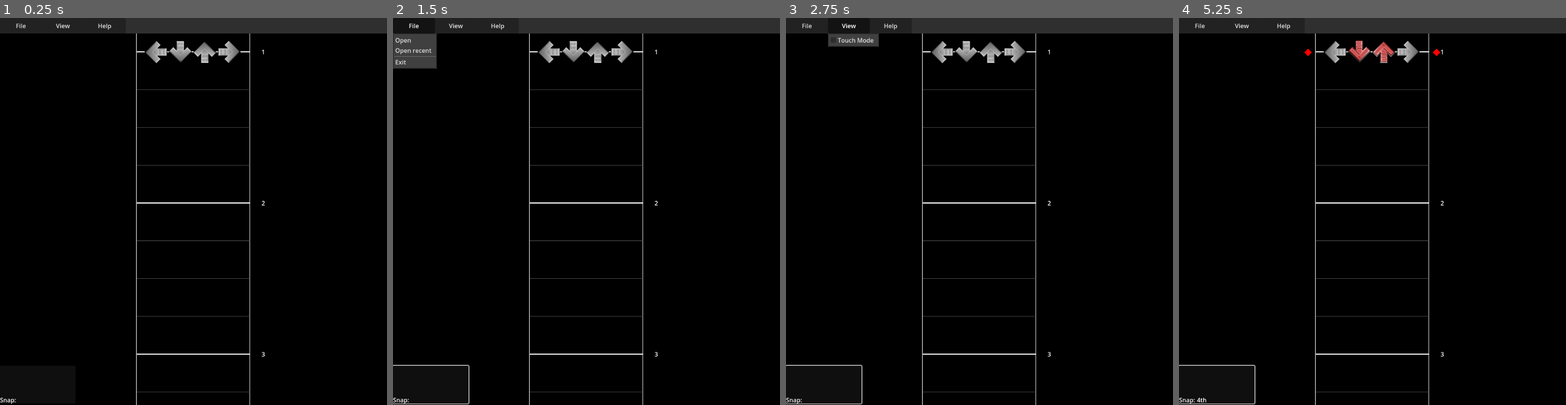
Above: before the commit, frames 1-4 (left to right).
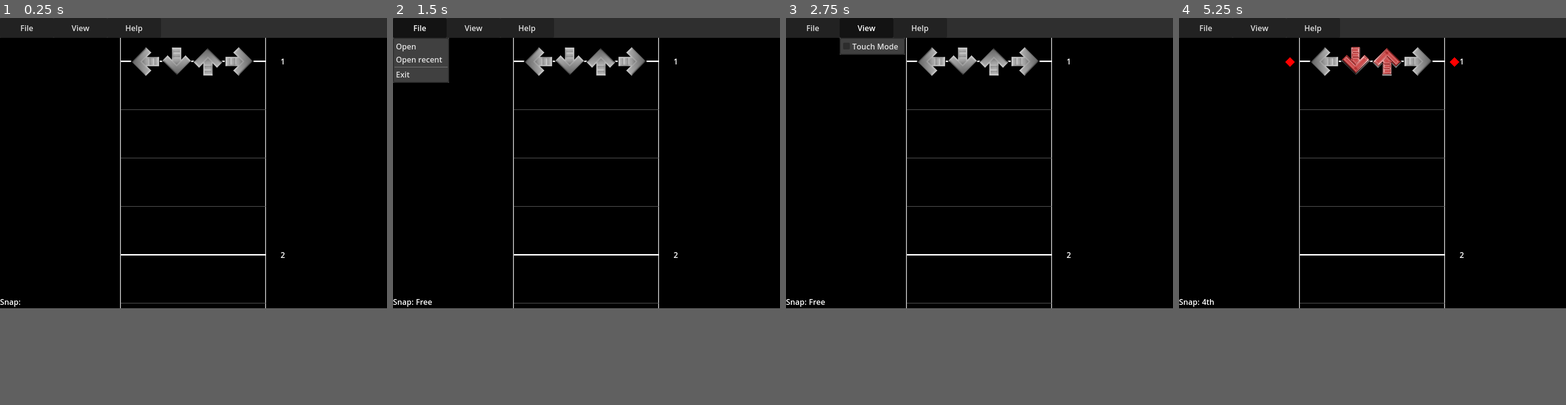
Above: after the commit, the same moments.

Repository: snil4/StepEditor
Game: Godot game, scene res://Scenes/Main.tscn
Same seed, same stepped clock (60 frames per second), same inputs: the game is played once before the commit and once after it.
Inputs (mouse positions are in pixels of both pictures, inside the frame that each line leads up to):
- Up to frame 1 (0.25 s): no input
- Up to frame 2 (1.5 s): click (431, 385) at 0.52 s; click "File" at 1.25 s
- Up to frame 3 (2.75 s): click "View" at 2 s
- Up to frame 4 (5.25 s): click "Help" at 2.75 s; tap Enter at 3.5, 5 s; move the mouse to (1457, 192) at 3.52 s; hold Right (Snap_Up) 3.53-4.28 s; tap 1 (Insert_1) at 3.6 s; click (1457, 192) at 3.67 s; tap 2 (Insert_2) at 3.8, 4.35 s; tap Space (play) at 4.25 s; move the mouse to (1295, 230) at 4.27 s; hold Left (Snap_Down) 4.28-5.03 s; click (1295, 230) at 4.42 s; tap 3 (Insert_3) at 4.55, 5.1 s; move the mouse to (1411, 126) at 5.02 s; hold Right (Snap_Up) from 5.03 s (still down); click (1411, 126) at 5.17 s
The window is 800x800 before the commit and 800x600 after it. Grey fills any space a smaller window leaves; there, only what the larger window draws over its background counts as a difference.

The runs differ from the first frame. In frame 1, 4.5% of the frame differs, in the area x 0-100%, y 1-100%; in frame 2, 5.7%, in the area x 0-100%, y 0-100%; in frame 3, 5.3%; in frame 4, 4.8%.

Commit message:
Added planned touch buttons

Diff:
--- a/Scenes/Editor.tscn
+++ b/Scenes/Editor.tscn
@@ -3,7 +3,7 @@
 [ext_resource type="Script" path="res://Scripts/Editor.gd" id="1_irovr"]
 [ext_resource type="Script" path="res://Scripts/MeasureContainer.gd" id="2_e8bcc"]
 [ext_resource type="Script" path="res://Scripts/Cubes.gd" id="3_3kega"]
-[ext_resource type="Texture2D" uid="uid://bfi1pfmcl6ril" path="res://Assets/Noteskins/Metal/normal.png" id="4_d68ky"]
+[ext_resource type="Texture2D" uid="uid://bfi1pfmcl6ril" path="res://Sprites/metal_normal.png" id="4_d68ky"]
 
 [sub_resource type="SegmentShape2D" id="SegmentShape2D_j1who"]
 a = Vector2(-200, 2.08165e-12)
--- a/Scenes/Main.tscn
+++ b/Scenes/Main.tscn
@@ -12,8 +12,40 @@
 
 [sub_resource type="Theme" id="Theme_uoqn6"]
 
-[sub_resource type="RectangleShape2D" id="RectangleShape2D_vhvjo"]
-size = Vector2(200, 100)
+[sub_resource type="Gradient" id="Gradient_jxoij"]
+offsets = PackedFloat32Array(1)
+colors = PackedColorArray(0.184314, 0.184314, 0.184314, 1)
+
+[sub_resource type="GradientTexture1D" id="GradientTexture1D_0wuu0"]
+gradient = SubResource("Gradient_jxoij")
+
+[sub_resource type="QuadMesh" id="QuadMesh_jwitf"]
+size = Vector2(100, 100)
+center_offset = Vector3(50, 50, 0)
+
+[sub_resource type="MeshTexture" id="MeshTexture_4bqqa"]
+mesh = SubResource("QuadMesh_jwitf")
+base_texture = SubResource("GradientTexture1D_0wuu0")
+image_size = Vector2(100, 100)
+
+[sub_resource type="Gradient" id="Gradient_xo42w"]
+offsets = PackedFloat32Array(1)
+colors = PackedColorArray(0.133333, 0.133333, 0.133333, 1)
+
+[sub_resource type="GradientTexture1D" id="GradientTexture1D_33knq"]
+gradient = SubResource("Gradient_xo42w")
+
+[sub_resource type="QuadMesh" id="QuadMesh_tqpwt"]
+size = Vector2(100, 100)
+center_offset = Vector3(50, 50, 0)
+
+[sub_resource type="MeshTexture" id="MeshTexture_8lh6w"]
+mesh = SubResource("QuadMesh_tqpwt")
+base_texture = SubResource("GradientTexture1D_33knq")
+image_size = Vector2(100, 100)
+
+[sub_resource type="RectangleShape2D" id="RectangleShape2D_bo8a0"]
+size = Vector2(100, 100)
 
 [node name="Main" type="Control"]
 clip_contents = true
@@ -25,6 +57,7 @@
 grow_vertical = 2
 size_flags_horizontal = 3
 size_flags_vertical = 3
+mouse_filter = 2
 script = ExtResource("1_cq5ae")
 metadata/_edit_use_anchors_ = true
 
@@ -139,18 +172,32 @@
 vertical_alignment = 1
 
 [node name="TouchButtons" type="Node2D" parent="."]
-
-[node name="TouchScreenButton" type="TouchScreenButton" parent="TouchButtons"]
-position = Vector2(100, 970)
-shape = SubResource("RectangleShape2D_vhvjo")
-
-[node name="Button" type="Button" parent="TouchButtons/TouchScreenButton"]
-offset_left = -100.0
-offset_top = -50.0
-offset_right = 100.0
-offset_bottom = 50.0
-action_mode = 0
-keep_pressed_outside = true
+visible = false
+
+[node name="Insert1" type="TouchScreenButton" parent="TouchButtons"]
+texture_normal = SubResource("MeshTexture_4bqqa")
+texture_pressed = SubResource("MeshTexture_8lh6w")
+shape = SubResource("RectangleShape2D_bo8a0")
+action = "Insert_1"
+
+[node name="Insert2" type="TouchScreenButton" parent="TouchButtons"]
+texture_normal = SubResource("MeshTexture_4bqqa")
+texture_pressed = SubResource("MeshTexture_8lh6w")
+shape = SubResource("RectangleShape2D_bo8a0")
+action = "Insert_2"
+
+[node name="Insert3" type="TouchScreenButton" parent="TouchButtons"]
+texture_normal = SubResource("MeshTexture_4bqqa")
+texture_pressed = SubResource("MeshTexture_8lh6w")
+shape = SubResource("RectangleShape2D_bo8a0")
+action = "Insert_3"
+
+[node name="Insert4" type="TouchScreenButton" parent="TouchButtons"]
+texture_normal = SubResource("MeshTexture_4bqqa")
+texture_pressed = SubResource("MeshTexture_8lh6w")
+shape = SubResource("RectangleShape2D_bo8a0")
+action = "Insert_4"
+visibility_mode = 1
 
 [connection signal="file_selected" from="FileDialog1" to="Editor" method="_on_file_dialog_1_file_selected"]
 [connection signal="custom_action" from="AboutDialog" to="AboutDialog" method="_on_custom_action"]
--- a/Scripts/Editor.gd
+++ b/Scripts/Editor.gd
@@ -1,15 +1,21 @@
 extends Node2D
 
 ## Size and position variables
+# Current window size
 var window_size
 var note_height
 var note_scale = Vector2(1.0,1.0)
+# Current chart type
 var chart_type: int = 4
-const note_speed = 1
+# Current scroll speed
+@export var note_speed = 1
 const initial_height = 50.0
 const height_scale = 40.0
+# Numeric values of the snap options
 const snap_options = [0.015625 ,1, 0.5, 0.375, 0.25, 0.1875, 0.125, 0.0625, 0.09375, 0.03125, 0.015625]
+# Names of the snap options
 const snap_names = ["Free" ,"4th", "8th", "12th", "16th", "24th", "32nd", "48th", "64th", "92nd", "128th"]
+# The divider for the initial position of the area2d node on the screen
 const area2d_x_div = 2
 
 ## File managment variables
@@ -88,10 +94,9 @@
 	area2d_node.position = Vector2(window_size.x / area2d_x_div, note_height)
 
 
-
 # Called on every key input
-func _unhandled_input(event):
-	if event is InputEventKey:
+func _input(event):
+	if event is InputEventKey or event is InputEventScreenTouch:
 		# Zoom In
 		if event.is_action_pressed("Zoom-In") and note_scale.x < 3.0:
 			note_scale.x += 0.20
--- a/project.godot
+++ b/project.godot
@@ -17,8 +17,8 @@
 
 [display]
 
-window/size/viewport_width=1024
-window/size/viewport_height=1024
+window/size/viewport_width=800
+window/size/viewport_height=600
 window/stretch/aspect="expand"
 window/handheld/orientation=1
 
@@ -122,6 +122,10 @@
 ]
 }
 
+[input_devices]
+
+pointing/emulate_touch_from_mouse=true
+
 [rendering]
 
 renderer/rendering_method="gl_compatibility"
Not shown: 1 places in Scenes/Main.tscn that only renumber resources
